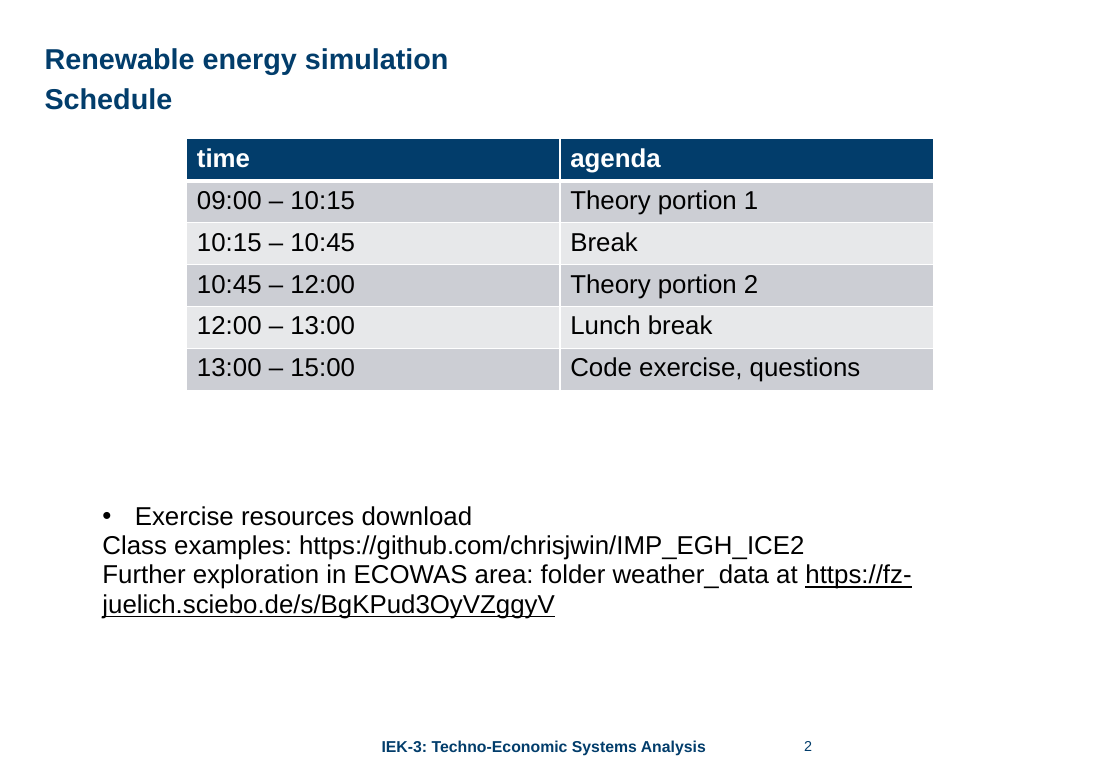
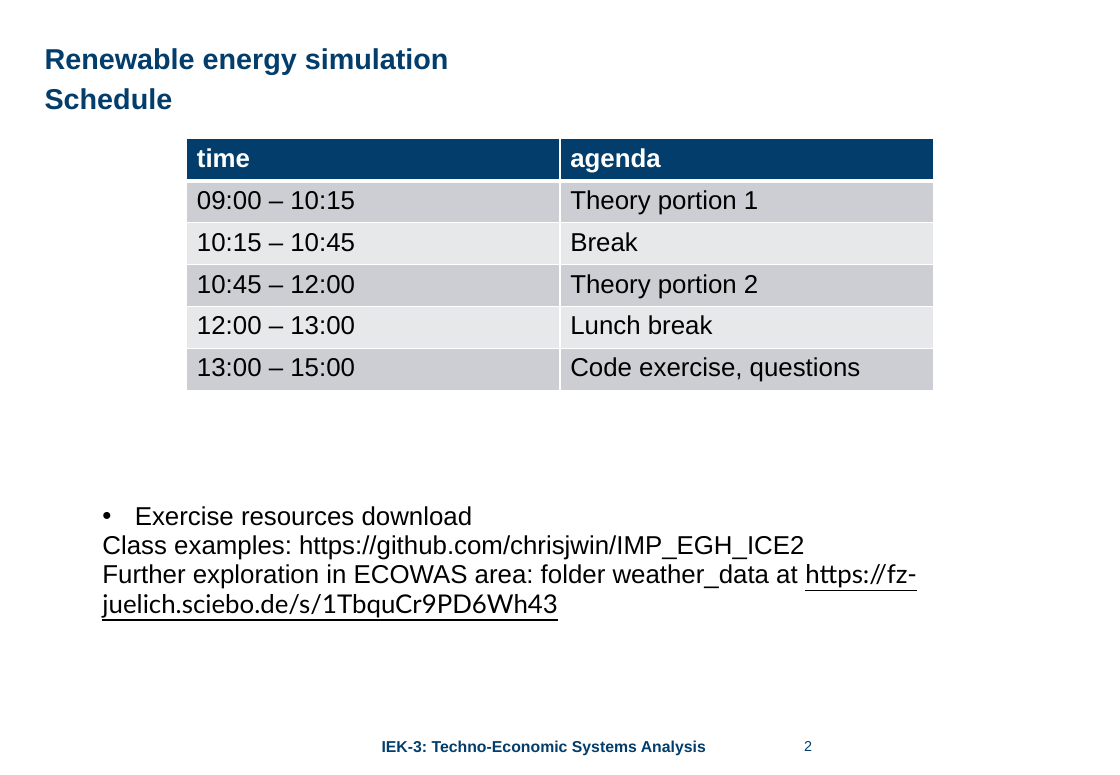
Before and after one commit to chrisjwin/IMP_EGH_ICE2, a slide deck: slide 2 of student_files/exercises/Unit_05_RenewableEnergySimulationsRESKit/Unit_05_Exercise_RenewableEnergySimulationRESKit.pptx. Drawn at 1120x775 pixels with LibreOffice and Linux fonts; fonts in the diff are those of the drawing; background and template pictures are left out. Boxes give left, top, right and bottom in pixels: in the first picture for what was removed or moved away, otherwise in the second. Text is boxed around its words. In the diff, an @@ line names an element or a change of style, - is before the commit and + after.

Commit message:
updata ppt

```diff
--- a/student_files/exercises/Unit_05_RenewableEnergySimulationsRESKit/Unit_05_Exercise_RenewableEnergySimulationRESKit.pptx
+++ b/student_files/exercises/Unit_05_RenewableEnergySimulationsRESKit/Unit_05_Exercise_RenewableEnergySimulationRESKit.pptx
@@ text at [102, 564, 916, 618]: text changed @@
-Further exploration in ECOWAS area: folder weather_data at https://fz-juelich.sciebo.de/s/BgKPud3OyVZggyV
+Further exploration in ECOWAS area: folder weather_data at https://fz-juelich.sciebo.de/s/1TbquCr9PD6Wh43
```
